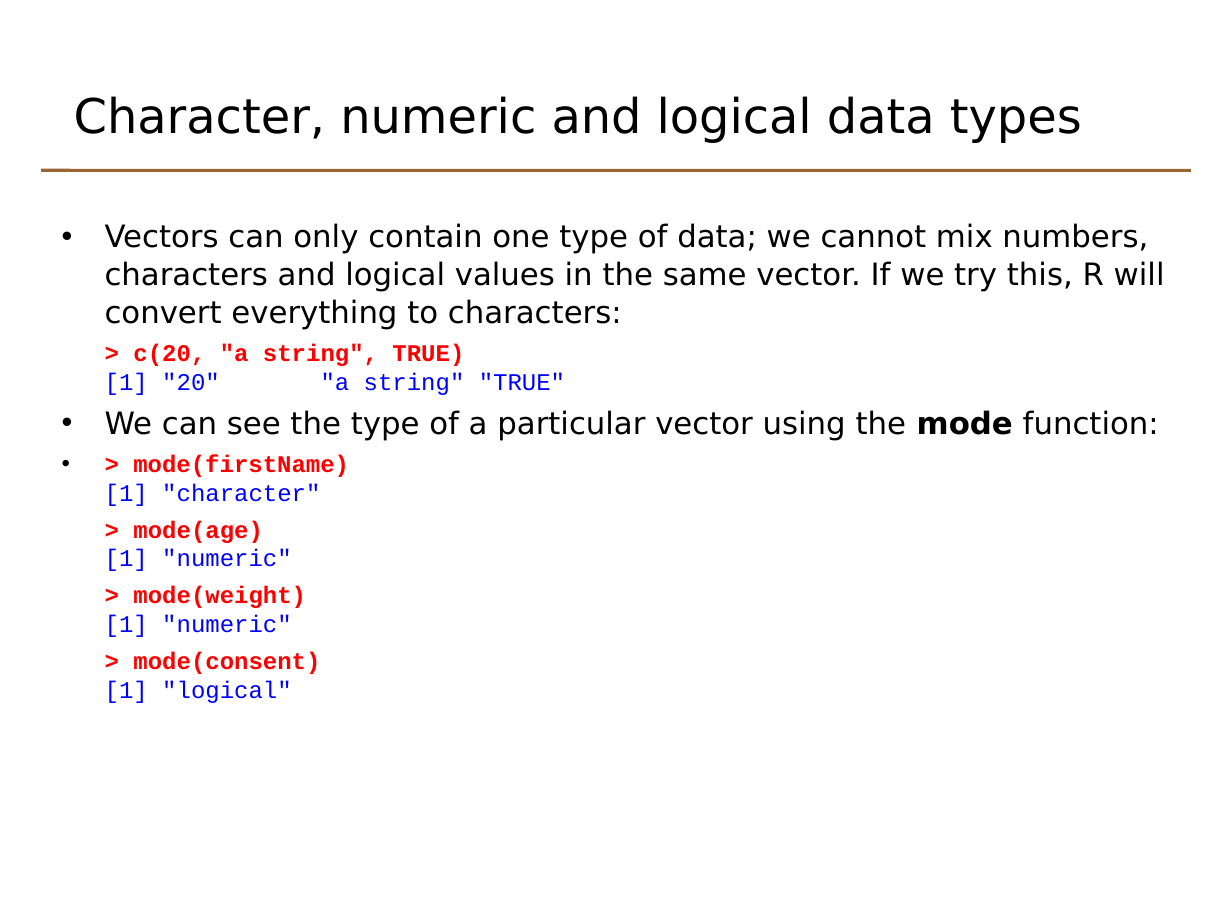
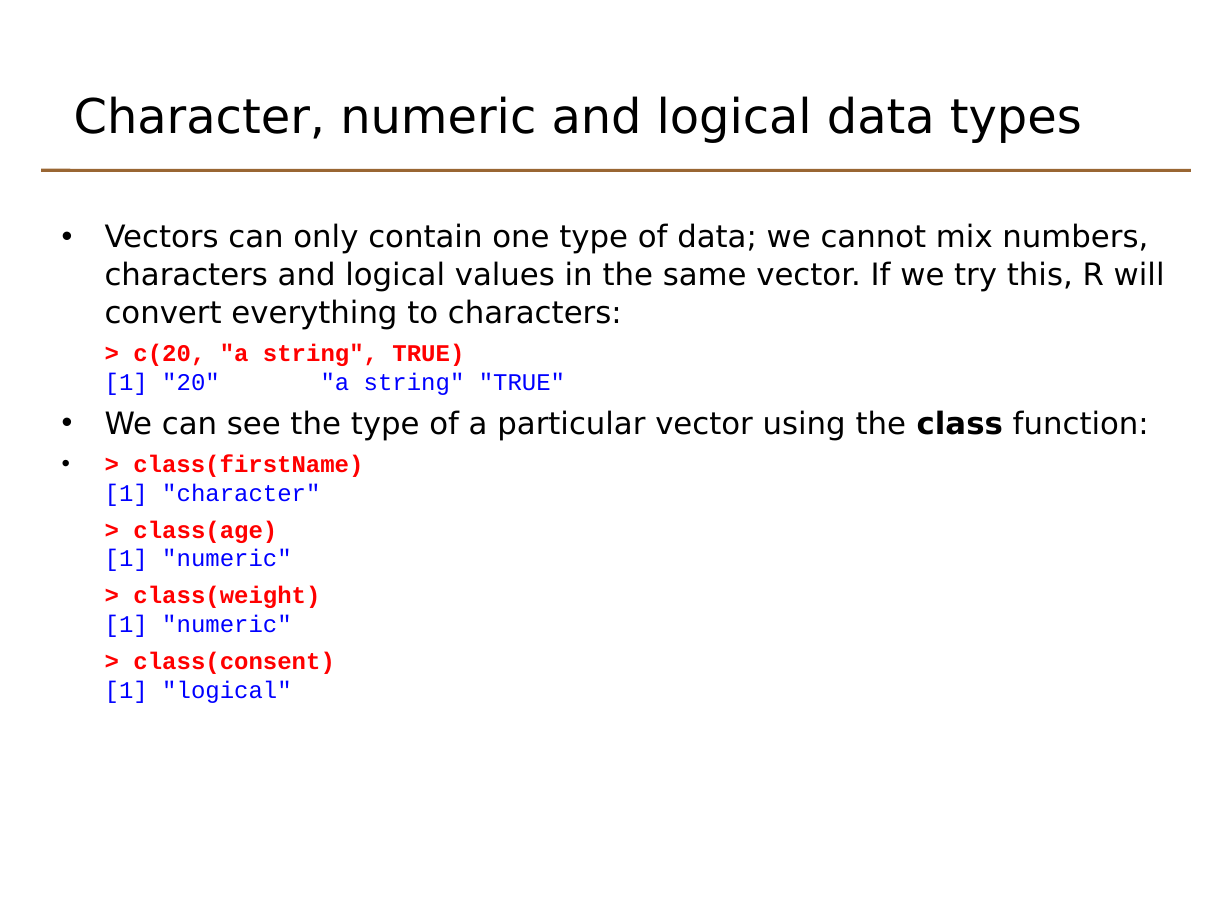
Before and after one commit to johnomics/basicr, a slide deck: slide 35 of Basic_R_Day_1_slides.odp. Drawn at 1232x924 pixels with LibreOffice and Linux fonts; fonts in the diff are those of the drawing. Boxes give left, top, right and bottom in pixels: in the first picture for what was removed or moved away, otherwise in the second. Text is boxed around its words. In the diff, an @@ line names an element or a change of style, - is before the commit and + after.

```diff
--- a/Basic_R_Day_1_slides.odp
+++ b/Basic_R_Day_1_slides.odp
@@ text at box(105, 410, 1149, 477): text changed @@
-• We can see the type of a particular vector using the mode function:
-• > mode(firstName)
+• We can see the type of a particular vector using the class function:
+• > class(firstName)
@@ text at box(133, 520, 277, 543): text changed @@
-> mode(age)
+> class(age)
@@ text at box(133, 586, 320, 608): text changed @@
-> mode(weight)
+> class(weight)
@@ text at box(133, 652, 334, 674): text changed @@
-> mode(consent)
+> class(consent)
```
Also in this commit, not shown: 3 other files.
